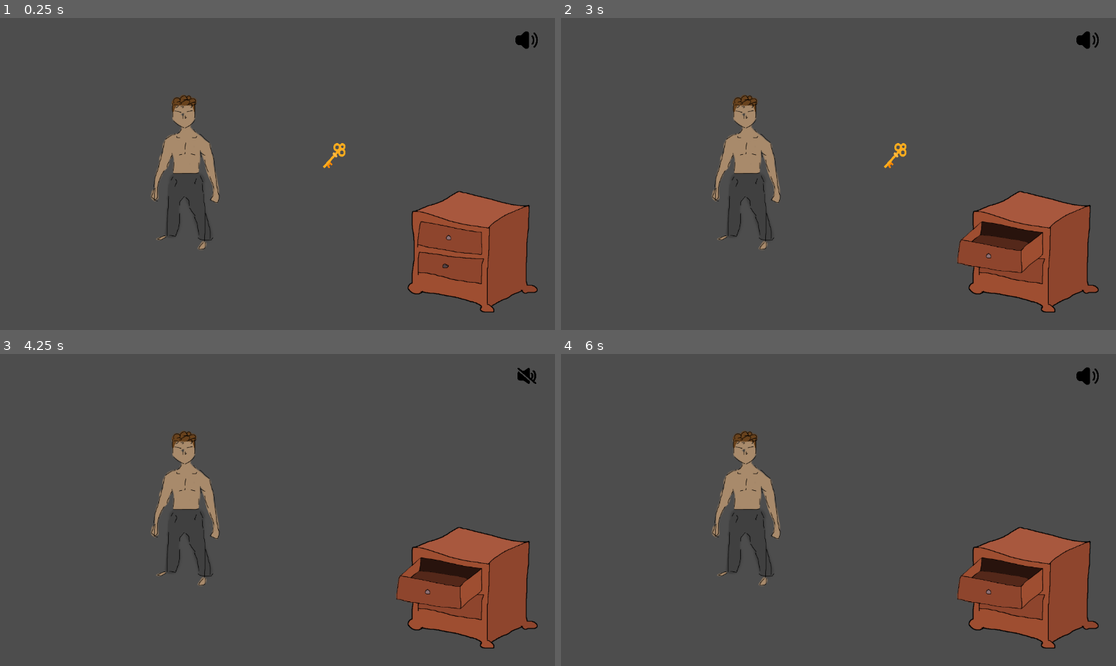
Above: before the commit, frames 1-4 (two rows, left to right).
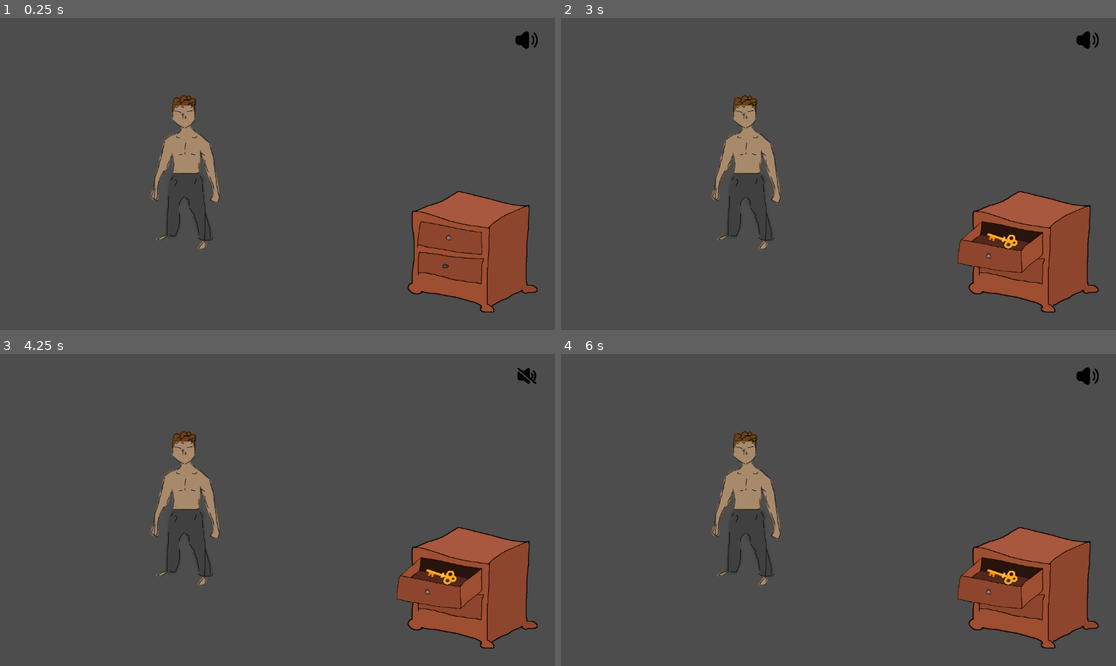
Above: after the commit, the same moments.

Repository: MichaelRRyan/GGJ-2026-Unmasked
Game: Godot game, scene res://Levels/feature_playground.tscn
Two runs of this game, one before a commit and one after it. Both use one fixed random seed, a clock stepped at 60 frames per second and the inputs below.
Inputs (mouse positions are in pixels of both pictures, inside the frame that each line leads up to):
- Up to frame 1 (0.25 s): no input
- Up to frame 2 (3 s): click (1088, 39) at 0.5 s; click (1088, 39) at 1.25 s; click (1088, 39) at 2 s; tap Enter at 2.75 s; move the mouse to (1010, 239) at 2.77 s; press the mouse at (1010, 239) at 2.78 s
- Up to frame 3 (4.25 s): tap Space at 3.5 s; move the mouse to (333, 491) at 3.52 s; release the mouse at (333, 491) at 3.53 s; click (333, 491) at 3.6 s
- Up to frame 4 (6 s): tap Enter at 4.25, 5.75 s; move the mouse to (894, 441) at 4.27 s; press the mouse at (894, 441) at 4.28 s; tap Space at 5 s; move the mouse to (810, 572) at 5.02 s; release the mouse at (810, 572) at 5.03 s; click (810, 572) at 5.1 s; move the mouse to (1005, 556) at 5.77 s; press the mouse at (1005, 556) at 5.78 s

The runs differ from the first frame. In frame 1, 0.1% of the frame differs, in the area x 58-63%, y 40-49%; in frame 2, 0.2%, in the area x 58-83%, y 40-74%; in frame 3, 0.1%; in frame 4, 0.1%.

Commit message:
Key in Cabinet Added

Diff:
--- a/Features/ClickableProps2D/Cabinet/cabinet.gd
+++ b/Features/ClickableProps2D/Cabinet/cabinet.gd
@@ -1,6 +1,7 @@
 extends Area2D
 
 signal cabinet_opened(dialogue_tag : String)
+signal cabinet_closed(dialogue_tag : String)
 
 var _mouse_over_clickable = false
 var _open = false
@@ -31,9 +32,10 @@
 
 	if _open:
 		$AnimatedSprite2D.play("idle_open")
-		#cabinet_opened.emit("cabinet_opened" + str(dialogue_no))
+		cabinet_opened.emit("cabinet_opened" + str(dialogue_no))
 		dialogue_no += 1
 	else:
+		cabinet_closed.emit("cabinet_closed" + str(dialogue_no))
 		$AnimatedSprite2D.play("idle_closed")
 
 	$CollisionOpened.disabled = !_open
--- a/Features/ClickableProps2D/Cabinet/cabinet.tscn
+++ b/Features/ClickableProps2D/Cabinet/cabinet.tscn
@@ -29,20 +29,20 @@
 [sub_resource type="RectangleShape2D" id="RectangleShape2D_xg7qd"]
 size = Vector2(286.3885, 151.70071)
 
-[node name="Cabinet" type="Area2D"]
+[node name="Cabinet" type="Area2D" unique_id=1176927897]
 script = ExtResource("1_xg7qd")
 
-[node name="AnimatedSprite2D" type="AnimatedSprite2D" parent="."]
+[node name="AnimatedSprite2D" type="AnimatedSprite2D" parent="." unique_id=1463222158]
 sprite_frames = SubResource("SpriteFrames_5kguq")
 animation = &"idle_closed"
 
-[node name="CollisionClosed" type="CollisionShape2D" parent="."]
+[node name="CollisionClosed" type="CollisionShape2D" parent="." unique_id=553531652]
 position = Vector2(-54.5, -48)
 rotation = 0.12897705
 scale = Vector2(0.9999999, 0.9999999)
 shape = SubResource("RectangleShape2D_2dk2w")
 
-[node name="CollisionOpened" type="CollisionShape2D" parent="."]
+[node name="CollisionOpened" type="CollisionShape2D" parent="." unique_id=98306645]
 position = Vector2(-88.96411, -14.48347)
 rotation = 0.12052276
 scale = Vector2(0.9999997, 0.9999997)
--- a/Features/ClickableProps2D/Key/key.gd
+++ b/Features/ClickableProps2D/Key/key.gd
@@ -10,6 +10,11 @@
 func _on_mouse_exited():
 	mouse_over = false
 
+func _show(_start):
+	visible = true
+
+func _hide(_start):
+	visible = false
 
 func _input(event):
 	if event.is_action_pressed("click") and mouse_over:
--- a/Levels/feature_playground.tscn
+++ b/Levels/feature_playground.tscn
@@ -55,10 +55,13 @@
 scale = Vector2(1.0199842, 1.0420398)
 
 [node name="Key" parent="Entities" unique_id=735540810 instance=ExtResource("9_oh2co")]
-position = Vector2(747, 260)
+visible = false
+position = Vector2(1118.0001, 547.99994)
+rotation = 1.1545122
 scale = Vector2(0.16921681, 0.18784751)
 
-[connection signal="cabinet_opened" from="Entities/Cabinet" to="DialogueUI/DialogueInterface" method="show_dialogue"]
+[connection signal="cabinet_closed" from="Entities/Cabinet" to="Entities/Key" method="_hide"]
+[connection signal="cabinet_opened" from="Entities/Cabinet" to="Entities/Key" method="_show"]
 [connection signal="npc_clicked" from="Entities/NPC" to="DialogueUI/DialogueInterface" method="show_dialogue"]
 [connection signal="mouse_entered" from="Entities/Key" to="Entities/Key" method="_on_mouse_entered"]
 [connection signal="mouse_exited" from="Entities/Key" to="Entities/Key" method="_on_mouse_exited"]
Not shown: 1 places in Features/ClickableProps2D/Cabinet/cabinet.tscn that only renumber resources
